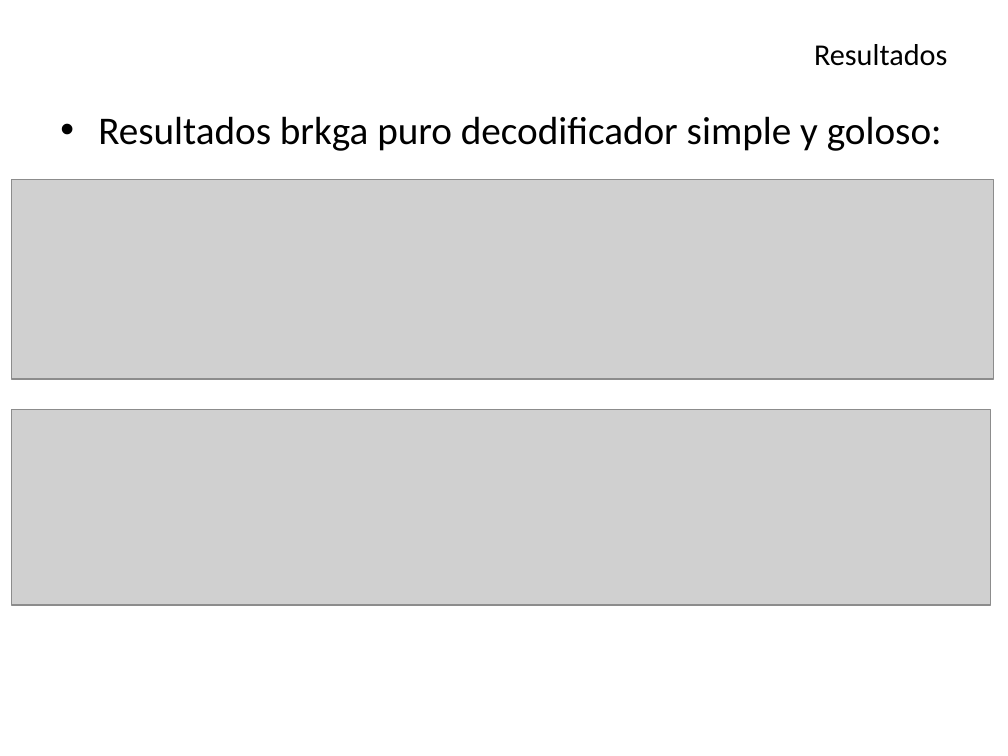
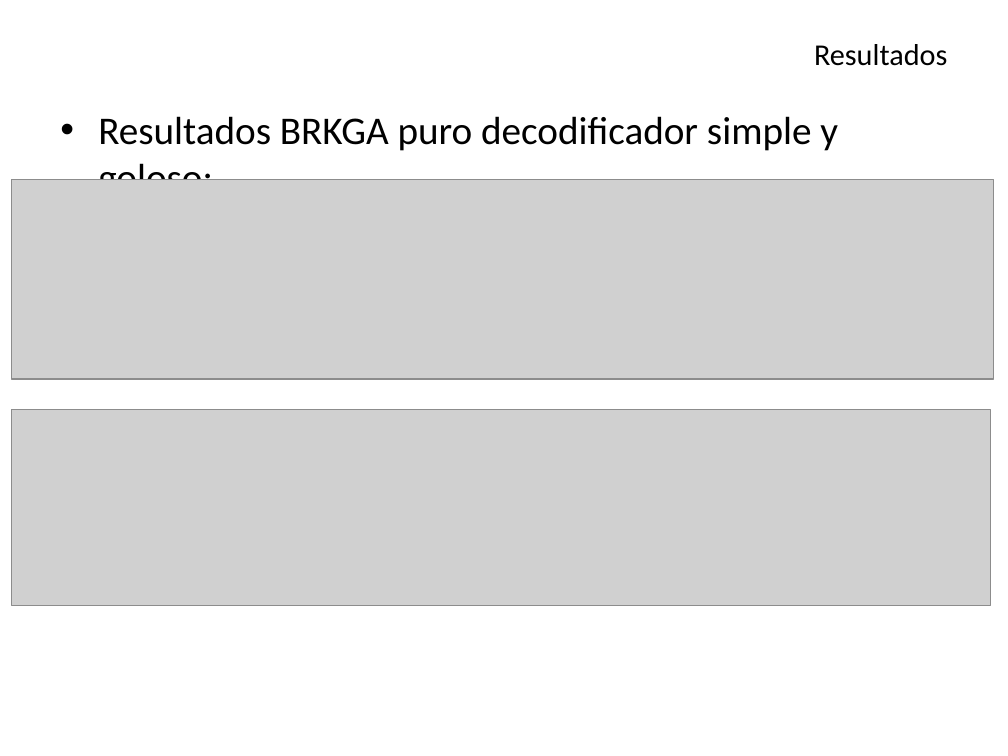
Before and after one commit to Aleitox/TopBrkga, a slide deck: slide 20 of TesisPaper/Defensa/Biased Random Key Genetic Algorithm.pptx. Drawn at 1008x756 pixels with LibreOffice and Linux fonts; fonts in the diff are those of the drawing; grey boxes stand for pictures. Boxes give left, top, right and bottom in pixels: in the first picture for what was removed or moved away, otherwise in the second. Text is boxed around its words. In the diff, an @@ line names an element or a change of style, - is before the commit and + after.

```diff
--- a/TesisPaper/Defensa/Biased Random Key Genetic Algorithm.pptx
+++ b/TesisPaper/Defensa/Biased Random Key Genetic Algorithm.pptx
@@ text at [98, 116, 838, 180]: text changed @@
-• Resultados brkga puro decodificador simple y goloso:
+• Resultados BRKGA puro decodificador simple y goloso:
```
Also in this commit, not shown: 16 other slides changed, 31 other files.
